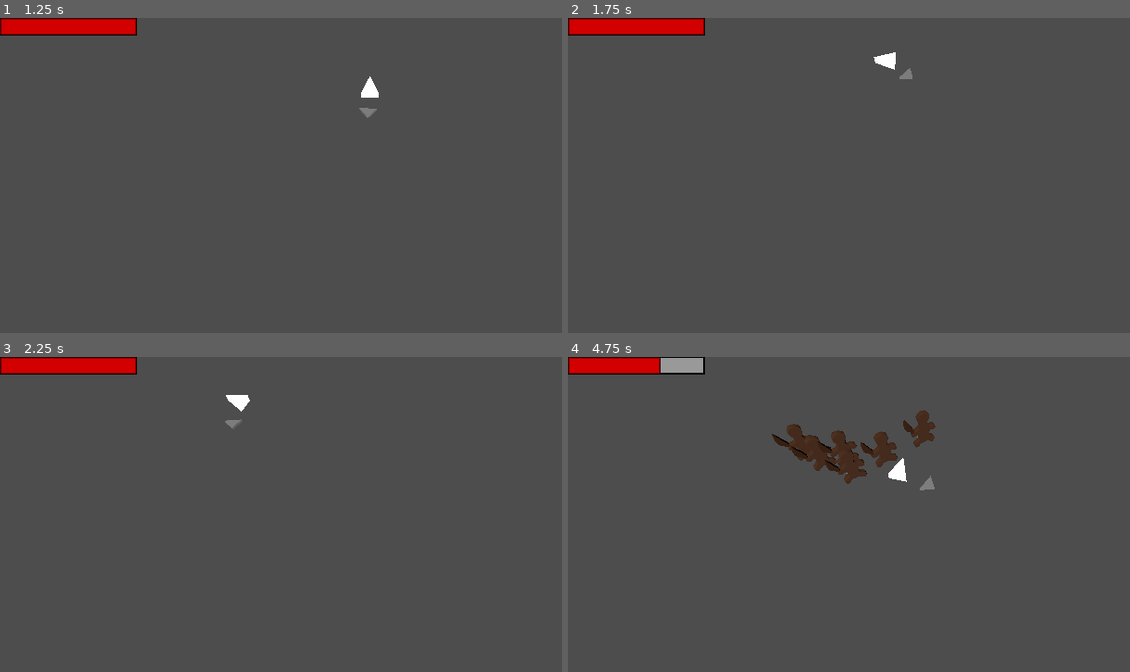
Above: before the commit, frames 1-4 (two rows, left to right).
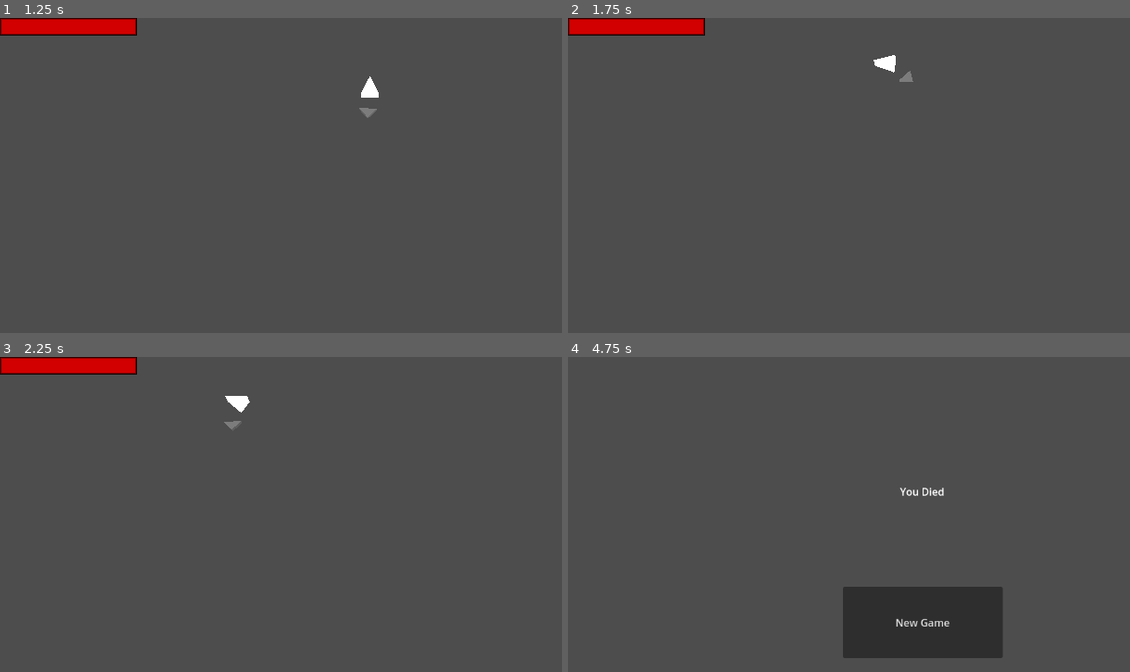
Above: after the commit, the same moments.

Repository: mtthwm/wildjamdec2024
Game: Godot game, scene res://Scenes/Homescreen/homescreen.tscn
Two runs of this game, one before a commit and one after it. Both use one fixed random seed, a clock stepped at 60 frames per second and the inputs below.
Inputs (mouse positions are in pixels of both pictures, inside the frame that each line leads up to):
- Up to frame 1 (1.25 s): click "New Game" at 0.5 s
- Up to frame 2 (1.75 s): tap Enter (ui_accept) at 1.25, 1.52 s; move the mouse to (1101, 203) at 1.27 s; hold A (a_pressed) from 1.28 s (still down)
- Up to frame 3 (2.25 s): move the mouse to (219, 586) at 2.02 s; release A (a_pressed) at 2.03 s; tap D (d_pressed) at 2.1 s
- Up to frame 4 (4.75 s): tap Enter (ui_accept) at 2.27, 3.77, 4.52 s; move the mouse to (1011, 473) at 2.77 s; hold E (e_pressed) 2.78-3.53 s; move the mouse to (899, 646) at 3.52 s; click (899, 646) at 3.6 s; move the mouse to (outside the picture) at 4.27 s; hold Q (q_pressed) from 4.28 s (still down)

Frame 1 is identical in both runs. In frame 2, 0.1% of the frame differs, in the area x 54-62%, y 10-21%; in frame 3, less than 0.1%; in frame 4, 10%, in the area x 0-78%, y 0-96%.

Commit message:
Added snowmen and baby/boss gingerbread

Diff:
--- /dev/null
+++ b/Scenes/Game/baby_gingerbread.tscn
@@ -0,0 +1,21 @@
+[gd_scene load_steps=4 format=3 uid="uid://bdwjbjwl7krjw"]
+
+[ext_resource type="Script" path="res://Scripts/gingerbread.gd" id="1_wxl1h"]
+[ext_resource type="ArrayMesh" uid="uid://nwnesasp4qft" path="res://Models/GingerbreadEnemy/GingerbreadEnemy.obj" id="2_3xxab"]
+
+[sub_resource type="CapsuleShape3D" id="CapsuleShape3D_wux2m"]
+
+[node name="baby_gingerbread" type="CharacterBody3D"]
+collision_layer = 6
+collision_mask = 6
+script = ExtResource("1_wxl1h")
+
+[node name="MeshInstance3D" type="MeshInstance3D" parent="."]
+transform = Transform3D(0.01, 0, 0, 0, 0.01, 0, 0, 0, 0.01, 0, 0, 0)
+mesh = ExtResource("2_3xxab")
+
+[node name="AnimationPlayer" type="AnimationPlayer" parent="MeshInstance3D"]
+autoplay = "Run"
+
+[node name="CollisionShape3D" type="CollisionShape3D" parent="."]
+shape = SubResource("CapsuleShape3D_wux2m")
--- /dev/null
+++ b/Scenes/Game/carrot.tscn
@@ -0,0 +1,58 @@
+[gd_scene load_steps=8 format=3 uid="uid://cqusmohsqpslb"]
+
+[ext_resource type="Script" path="res://Scripts/bullet.gd" id="1_07bf6"]
+
+[sub_resource type="ORMMaterial3D" id="ORMMaterial3D_tcdh3"]
+emission_enabled = true
+emission = Color(1, 1, 1, 1)
+
+[sub_resource type="SphereMesh" id="SphereMesh_glifu"]
+radius = 0.3
+height = 0.6
+
+[sub_resource type="SphereShape3D" id="SphereShape3D_qln0x"]
+radius = 0.291503
+
+[sub_resource type="StandardMaterial3D" id="StandardMaterial3D_dg7dp"]
+emission_enabled = true
+emission = Color(1, 1, 1, 1)
+
+[sub_resource type="ParticleProcessMaterial" id="ParticleProcessMaterial_cxehk"]
+direction = Vector3(0, 0.5, 1)
+initial_velocity_min = 5.0
+initial_velocity_max = 8.0
+
+[sub_resource type="BoxMesh" id="BoxMesh_dfc6u"]
+size = Vector3(0.1, 0.1, 0.1)
+
+[node name="Carrot" type="Node3D"]
+script = ExtResource("1_07bf6")
+
+[node name="MeshInstance3D" type="MeshInstance3D" parent="."]
+material_override = SubResource("ORMMaterial3D_tcdh3")
+mesh = SubResource("SphereMesh_glifu")
+
+[node name="RayCast3D" type="RayCast3D" parent="."]
+target_position = Vector3(0, 0, -0.3)
+
+[node name="Timer" type="Timer" parent="."]
+wait_time = 5.0
+
+[node name="RigidBody3D" type="RigidBody3D" parent="."]
+collision_layer = 8
+collision_mask = 8
+
+[node name="CollisionShape3D" type="CollisionShape3D" parent="RigidBody3D"]
+shape = SubResource("SphereShape3D_qln0x")
+
+[node name="GPUParticles3D" type="GPUParticles3D" parent="."]
+transform = Transform3D(1, 0, 0, 0, 1, 0, 0, 0, 1, 0, 0, -0.357723)
+material_override = SubResource("StandardMaterial3D_dg7dp")
+emitting = false
+amount = 10
+one_shot = true
+explosiveness = 1.0
+process_material = SubResource("ParticleProcessMaterial_cxehk")
+draw_pass_1 = SubResource("BoxMesh_dfc6u")
+
+[connection signal="timeout" from="Timer" to="." method="_on_timer_timeout"]
--- a/Scenes/Game/game.tscn
+++ b/Scenes/Game/game.tscn
@@ -31,7 +31,7 @@
 [sub_resource type="Animation" id="Animation_sebs7"]
 resource_name = "new_animation"
 length = 5.0
-loop_mode = 1
+loop_mode = 2
 tracks/0/type = "method"
 tracks/0/imported = false
 tracks/0/enabled = true
@@ -39,7 +39,7 @@
 tracks/0/interp = 1
 tracks/0/loop_wrap = true
 tracks/0/keys = {
-"times": PackedFloat32Array(2.06667),
+"times": PackedFloat32Array(2.03333),
 "transitions": PackedFloat32Array(1),
 "values": [{
 "args": [],
--- a/Scenes/Game/skater.tscn
+++ b/Scenes/Game/skater.tscn
@@ -6,8 +6,7 @@
 [sub_resource type="PrismMesh" id="PrismMesh_3a48r"]
 size = Vector3(0.8, 0.5, 0.1)
 
-[sub_resource type="BoxShape3D" id="BoxShape3D_n5pok"]
-size = Vector3(0.5, 0.3, 1)
+[sub_resource type="CapsuleShape3D" id="CapsuleShape3D_r0601"]
 
 [sub_resource type="ORMMaterial3D" id="ORMMaterial3D_edviy"]
 emission_enabled = true
@@ -17,8 +16,8 @@
 size = Vector3(0.8, 1, 0.3)
 
 [node name="Skater" type="CharacterBody3D"]
-collision_layer = 3
-collision_mask = 3
+collision_layer = 11
+collision_mask = 11
 script = ExtResource("1_q1yof")
 
 [node name="aim" type="CharacterBody3D" parent="."]
@@ -46,7 +45,7 @@
 
 [node name="CollisionShape3D" type="CollisionShape3D" parent="."]
 transform = Transform3D(1, 0, 0, 0, 1, -2.96059e-15, 0, 2.96059e-15, 1, -1.88081e-37, 0.3, 8.29045e-16)
-shape = SubResource("BoxShape3D_n5pok")
+shape = SubResource("CapsuleShape3D_r0601")
 
 [node name="MeshInstance3D" type="MeshInstance3D" parent="."]
 transform = Transform3D(1, 4.59763e-37, -1.05181e-29, 0, -4.37115e-08, 0.999999, 0, -1, -4.37114e-08, -5.64239e-37, 0.3, 2.11758e-22)
--- /dev/null
+++ b/Scenes/Game/snowman.tscn
@@ -0,0 +1,26 @@
+[gd_scene load_steps=4 format=3 uid="uid://vt5ulj20de7m"]
+
+[ext_resource type="Script" path="res://Scripts/snowman.gd" id="1_adv2e"]
+[ext_resource type="ArrayMesh" uid="uid://nwnesasp4qft" path="res://Models/GingerbreadEnemy/GingerbreadEnemy.obj" id="2_jiem4"]
+
+[sub_resource type="CapsuleShape3D" id="CapsuleShape3D_wux2m"]
+
+[node name="snowman" type="CharacterBody3D"]
+collision_layer = 6
+collision_mask = 6
+script = ExtResource("1_adv2e")
+
+[node name="MeshInstance3D" type="MeshInstance3D" parent="."]
+transform = Transform3D(0.02, 0, 0, 0, 0.02, 0, 0, 0, 0.02, 0, 0, 0)
+mesh = ExtResource("2_jiem4")
+
+[node name="AnimationPlayer" type="AnimationPlayer" parent="MeshInstance3D"]
+autoplay = "Run"
+
+[node name="CollisionShape3D" type="CollisionShape3D" parent="."]
+shape = SubResource("CapsuleShape3D_wux2m")
+
+[node name="Timer" type="Timer" parent="."]
+one_shot = true
+
+[node name="RayCast3D" type="RayCast3D" parent="."]
--- a/Scenes/Game/waves/wave_1.tscn
+++ b/Scenes/Game/waves/wave_1.tscn
@@ -1,6 +1,7 @@
-[gd_scene load_steps=2 format=3 uid="uid://bpl0vpp04l7o5"]
+[gd_scene load_steps=3 format=3 uid="uid://bpl0vpp04l7o5"]
 
 [ext_resource type="PackedScene" uid="uid://c1ipb2jk02avn" path="res://Scenes/Game/gingerbread.tscn" id="1_fwpsh"]
+[ext_resource type="PackedScene" uid="uid://vt5ulj20de7m" path="res://Scenes/Game/snowman.tscn" id="2_vli7t"]
 
 [node name="wave1" type="Node3D"]
 
@@ -21,3 +22,6 @@
 
 [node name="gingerbread6" parent="." instance=ExtResource("1_fwpsh")]
 transform = Transform3D(1, 0, 0, 0, 1, 0, 0, 0, 1, 10, 0, -10)
+
+[node name="snowman" parent="." instance=ExtResource("2_vli7t")]
+transform = Transform3D(1, 0, 0, 0, 1, 0, 0, 0, 1, 0, 0, 1)
--- a/Models/Cabin/cabin.glb.import
+++ b/Scripts/snowman.gd
@@ -1,36 +1,48 @@
-[remap]
+extends CharacterBody3D
 
-importer="scene"
-importer_version=1
-type="PackedScene"
-uid="uid://dymwl7ethq0vo"
-path="res://.godot/imported/cabin.glb-af18693195723ec46c9ed6bf4a1afea3.scn"
 
-[deps]
+const SPEED = 0.02
+const ATTACK_DELAY = 1
+var health = 2
 
-source_file="res://Models/Cabin/cabin.glb"
-dest_files=["res://.godot/imported/cabin.glb-af18693195723ec46c9ed6bf4a1afea3.scn"]
+@onready var timer: Timer = $"Timer"
+@onready var skater: CharacterBody3D = $"../../skater"
 
-[params]
+@onready var shooter: RayCast3D = $"RayCast3D"
+@onready var camera: Camera3D = $"../../Camera3D2"
 
-nodes/root_type=""
-nodes/root_name=""
-nodes/apply_root_scale=true
-nodes/root_scale=1.0
-nodes/import_as_skeleton_bones=false
-meshes/ensure_tangents=true
-meshes/generate_lods=true
-meshes/create_shadow_meshes=true
-meshes/light_baking=1
-meshes/lightmap_texel_size=0.2
-meshes/force_disable_compression=false
-skins/use_named_skins=true
-animation/import=true
-animation/fps=30
-animation/trimming=false
-animation/remove_immutable_tracks=true
-animation/import_rest_as_RESET=false
-import_script/path=""
-_subresources={}
-gltf/naming_version=1
-gltf/embedded_image_handling=1
+var carrot = load("res://Scenes/Game/carrot.tscn")
+
+func _ready() -> void:
+	pass
+
+# moves towards the player every frame
+func _physics_process(delta: float) -> void:
+	var skater = get_node("/root/Game/Skater")
+	var target = skater.get_position()
+
+	velocity = target - position
+	velocity = velocity.normalized() * SPEED
+	look_at(target, Vector3.UP)
+
+	var collision = move_and_collide(velocity)
+
+	# check for a player to attack
+	if collision is KinematicCollision3D:
+		if collision.get_collider() == skater:
+			skater._take_damage(1)
+
+	if timer.is_stopped():
+		var instance = carrot.instantiate()
+		instance.position = position
+		shooter.global_transform.origin = target + Vector3(0, 1, 0)
+		instance.transform.basis = shooter.global_transform.basis
+
+		get_parent().get_parent().add_child(instance)
+		timer.start(ATTACK_DELAY)
+
+
+func _take_damage(damage: int) -> void:
+	health = health - damage
+	if health <= 0:
+		queue_free()
